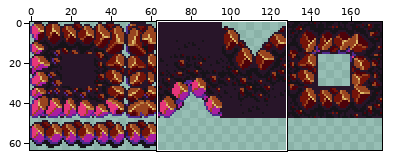
A sprite sheet gets an edit: image/super_pixel_cave/style_A/PNG/terrain_style_a.png. Above, an overview of the earlier version with the close-up marked.
Close-up. Before:
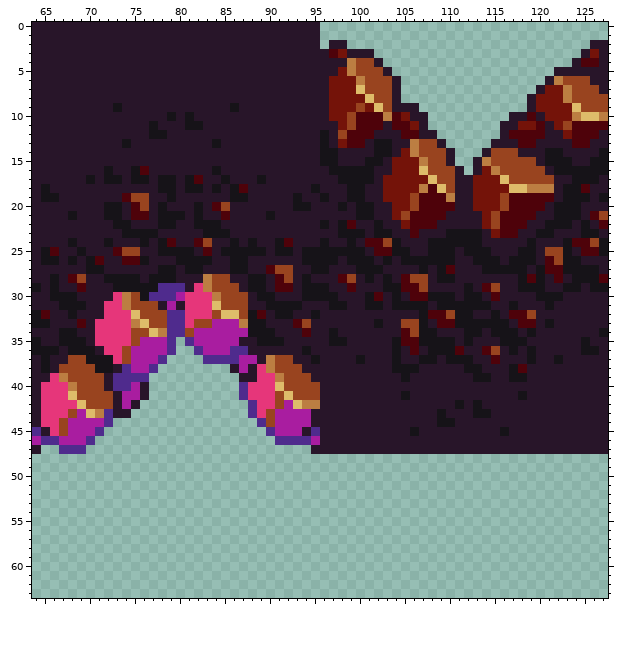
The file is 176x64 pixels. Shown: x 64..127, y 0..63.
The result:
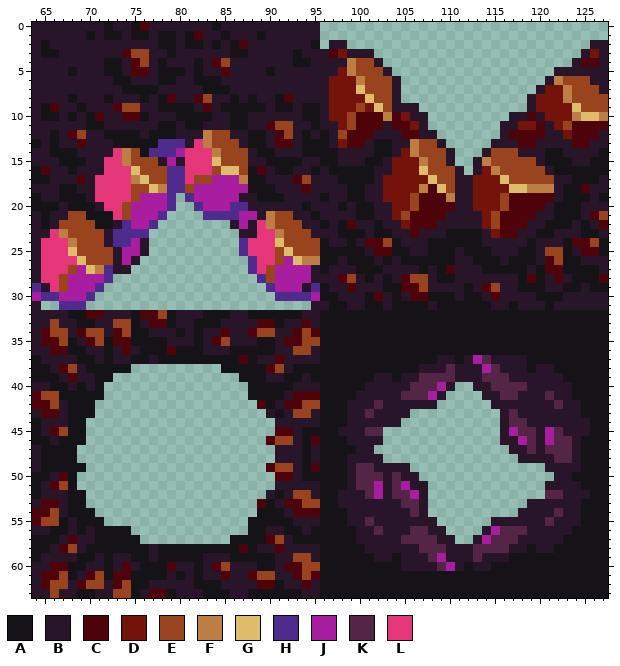
Palette (. is transparent): A #161318  B #281529  C #4e020a  D #741309  E #99441f  F #bc7e42  G #debc6a  H #4f2b8d  J #a91da0  K #542546  L #e6367a
The edit:
Changed rows in their new state; - is an unchanged pixel.
first column x 64:
 0 --------A--AC-------A-------------------------------------------
 1 ------A-AA-AA-AA-AC--A---A--------------------------------------
 2 -A------------AA-AA-A-AC-------A--------------------------------
 3 -AA-------CEE--A------AA-----A----------------------------------
 4 --------AA-CE-A---A-CE-------AA---------------------------------
 5 ----A---AA-CC-AAA-A--C----A-------------------------------------
 6 ---------AA---AA--AAA-------------------------------------------
 7 ----------AAAA-----AAA------------------------------------------
 8 ----A---A---A-AC--CE--A-A--AC-----------------------------------
 9 -AC--A---CEE--AAAA-C-A-AAA-AA-AA--------------------------------
10 -AA-A-AC--CCA--BA-AA--AA------AA--------------------------------
11 ------AA-----BAA------AA--CEE--A--------------------------------
12 --A-CE--AAAA---A---FEE--AA-CE-A---------------------------------
13 A-A--C---A-AAAHHH-LFEEE-AA-CC-AA--------------------------------
14 --AAA----LFEAHHHJLLLFEEE-AA---AA--------------------------------
15 ---AAA--LLFEEE-J-LLLGEEE--AAAA----------------------------------
16 AC--A---LLLGEEEHHLLLEGGEAC-AA--A--------------------------------
17 AA---CBLLLLFGEEHHLEEJJJFA----CE---------------------------------
18 -B-AA--LLLLEEGFHHEJJJJJJAAA---CB--------------------------------
19 ABBAAA-LLLL-JJJH.HJJJJJB-AAA-B----------------------------------
20 AAA-AAA-LLEJJJJH..HJJJHH-----B----------------------------------
21 -A--EEAA-LEJJJH....HHHHJJ-FEE--A--------------------------------
22 -A-EEEEAABHJJH........-J-LFEEE----------------------------------
23 --LFEEEE-HHHH..........--LLFEEE---------------------------------
24 -LLLFEEEBHHJB..........HLLLGEEEE--------------------------------
25 -LLLGEEEEBJJ-..........HLLLEGEEE--------------------------------
26 -LLLLGEEE-JB............HLLEJGFF--------------------------------
27 -LLLEJGFH--.............HLEJJJJB--------------------------------
28 -LLEJJJJH................HEJJJJ---------------------------------
29 H-LEJJJH..................HJJJBH--------------------------------
30 JHHJJJH....................HHHHJ--------------------------------
31 -..HHH.........................---------------------------------
32 BB---ACCBBBACC-ABBBAAABB-AA--A-BAAAAAAAAAAA-AAA--AA-AAAAAAAAAAAA
33 BBE--AABBEEABCCABBAAABBBBCCA-BC-AAAAAA-AAAA-AAA------AAAA-AAAAAA
34 -CEEBCEEBCEAABBBABABBCBBCEE--CECA-AAAAAAAAA--AAA--A---A-AAAAAAA-
35 BCCE-BCEACCAAAABBBABCEB----BCCEEA--AAAAA-AA----A-AAA---AAAAAA-AA
36 BBCC--B-ABCBAAACAAABBBAAAAA--EE-AAAAAAAA-AAA---AAAAAA-A-AAAAA--A
37 AB--BA-B-BBAABAAAAAAAAACA-BCB--BAAAA-AAA-AA---B-BJKB----AA-AAAAA
38 A--C-BA--AA...-------AAAAAC-BAAAAAAAAAAA------K-BBJK-BBA--AAAAAA
39 AAABCBBAA....----------AAABBAABAAAAAAA--AB-KKKK--BKKKBB----AAAAA
40 -BAABABA.....----------.AAAAABBBAAAAA-----KKKJ-..--KKKK-----AAAA
41 CEEAAAAA.....----------.AAAABCCCAAAA-----KKKJ-....--KKB--K--AAAA
42 CCEBAAA.....------------.CABCCEEAAA---K------......-------K--AAA
43 -CCBAAA....-------------..BABEE-AAA--K----..........-K-------AAA
44 ABBBAA...----------------..BBBB-AAA------...........-KK-------AA
45 A-C-AA..------------------.CCBAAAA---KK.............BJKK-JK---AA
46 AABAAA.-------------------CEEBACAAA----.............--JK-JKK-AAA
47 -AAAA.---------------------BBBA-AAAA--...............--K-KKK-AAA
48 BAAAA----------------------BBBABAAABBBB---------------BBBBKKBAAA
49 BAAAAA--------------------CEEBACAAABKKBBBB---------------BBBBAAA
50 AABCA----------------------CCBAAAAABKKKBKBB---------------BBAAAA
51 ABCEA----------------------BBBBBAAABKKJBKJBB-------------BBBBAAA
52 ABBBAA--------------------BABEEBAABBBKJBKKJB-------------KKBBBAA
53 BCCBAA-------------------CABCCEEAABBBBBBBKKB-----------BBBBBBAAA
54 CCEBAAA------------------AAABCCCAAABBBBBBBKB----------BBBBKBBAAA
55 CEEABAAA----------------AAAAABBBAAABBKBBBBBBB------BBBBBBKBBBAAA
56 BBAABABAAAA-------------AABBAABAAAAABBKBBBKKBB----BJKKKBBBBBAAAA
57 AAABCBBAAAAA----------AAAACEBAAAAAAABBBBBKKKKBB--BJKKKBBBBBAAAAA
58 AABCEBAAAAAAABAAAAAAAAACABBCBBBBAAAAABBBBBBKKKBBBKKKKBBABBAAAAAA
59 ABBBBAABABBAABAAAAABBBAAAAABBEEBAAAAAABBABBBKJBBBKBBBAAAAAAAAAAA
60 BBCCAABBABCBAAACBBABCEBBBAABCCEEAAAAAAAAABBBBKJBABBAAAAAAAAAAAAA
61 BCCEABCEACCAAAABABABBCBBCEEBBCECAAAAAAAAAAAAAAAAAAAAAAAAAAAAAAAA
62 BCEEBCEEBCEAABBBBBAAABBBBCCABBCBAAAAAAAAAAAAAAAAAAAAAAAAAAAAAAAA
63 BBEBBAABBEEABCCABBBAAABBAAAAAABBAAAAAAAAAAAAAAAAAAAAAAAAAAAAAAAA
